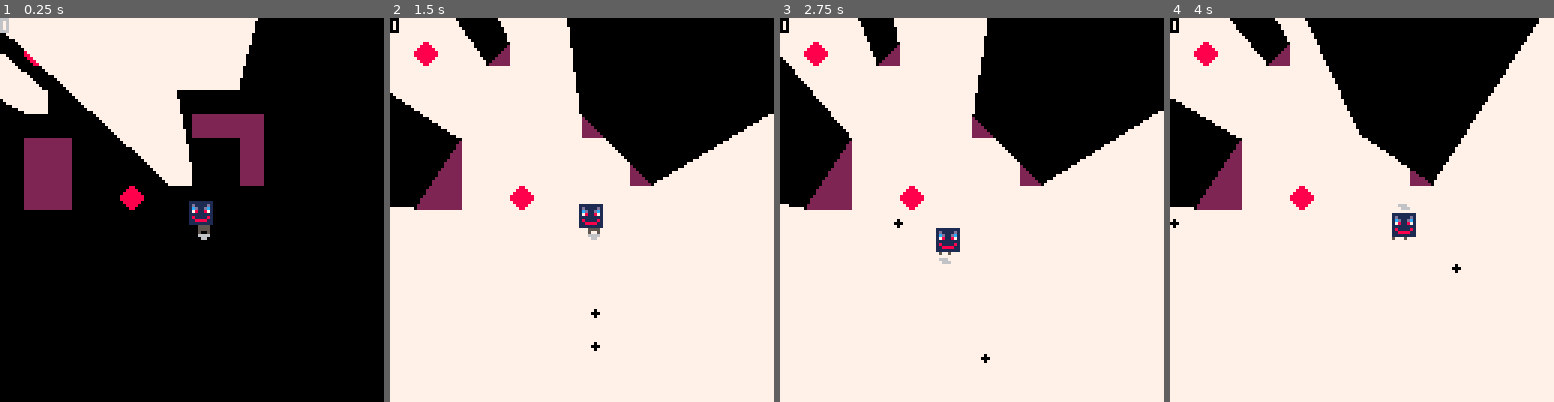
Above: before the commit, frames 1-4 (left to right).
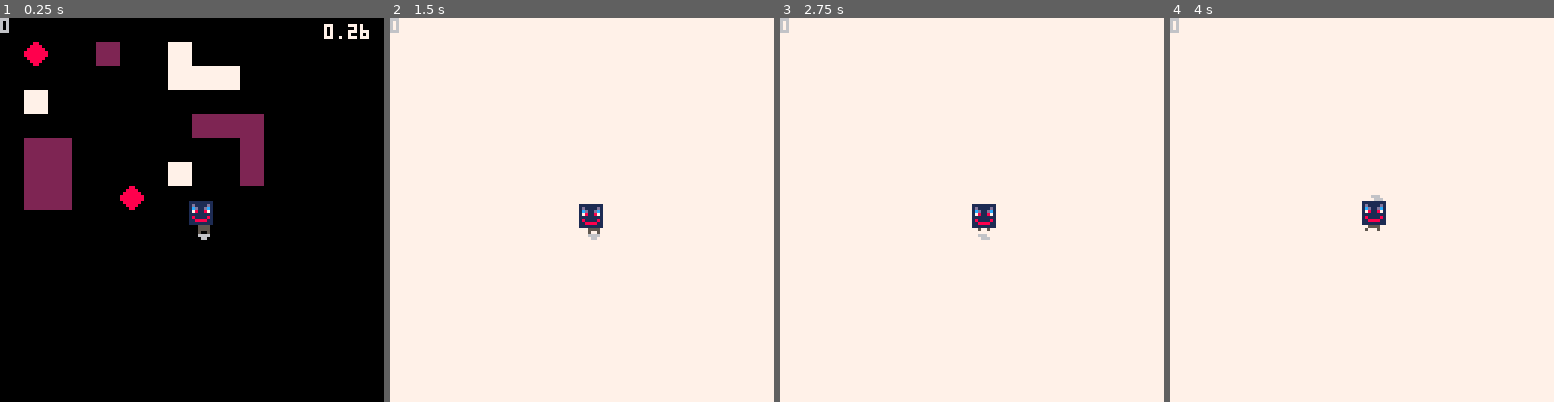
Above: after the commit, the same moments.

Repository: Shishudy/GlobalGameJam2026
Game: PICO-8 cartridge lua/playertest.p8
Same seed, same stepped clock (60 frames per second), same inputs: the game is played once before the commit and once after it.
Inputs:
- Up to frame 1 (0.25 s): no input
- Up to frame 2 (1.5 s): tap O (Z key) at 0.33, 0.7, 1.43 s; tap X (X key) at 1.07 s
- Up to frame 3 (2.75 s): hold Left 1.97-2.37 s; tap X (X key) at 2.07, 2.4, 2.73 s; tap O (Z key) at 2.22 s; hold Down from 2.42 s (still down)
- Up to frame 4 (4 s): release Down at 2.82 s; hold Right 2.87-3.53 s; tap X (X key) at 3.07, 3.4, 3.73 s; tap O (Z key) at 3.1, 3.98 s; hold Up from 3.58 s (still down)

The runs differ from the first frame. In frame 1, 14% of the frame differs, in the area x 0-97%, y 0-43%; in frame 2, 24%; in frame 3, 25%, in the area x 0-100%, y 0-90%; in frame 4, 23%.

Commit message:
timer and other stuff

Diff:
--- a/lua/Levels.lua
+++ b/lua/Levels.lua
@@ -1,9 +1,49 @@
-level=0
+levels = {}
+current_level = 0
 
-function LoadLevel()
-    -- move camera to level
-	camera(level*128,0)
+-- scan the map for up to 5 levels of 16x16 tiles
+function parse_levels()
+	local level_count = 0
 
-	-- draw the whole map (128⁙32)
-	map()
+	-- assume map is horizontally laid out (adjust if vertical)
+	local map_w, map_h = 128, 64
+
+	-- loop through map in 16x16 blocks
+	for ly = 0, flr(map_h / 16) - 1 do
+		for lx = 0, flr(map_w / 16) - 1 do
+			if level_count >= 5 then
+				return
+			end
+
+			local level = { obstacles = {}, enemies = {}, player = nil }
+
+			for y = 0, 16 - 1 do
+				for x = 0, 16 - 1 do
+					local map_x = lx * 16 + x
+					local map_y = ly * 16 + y
+					local t = mget(map_x, map_y)
+
+					-- define tile types (adjust numbers to your map)
+					if t == 1 then
+						level.player = { x = x, y = y, sprite_number = t }
+					elseif t >= 2 and t <= 7 then
+						add(level.obstacles, { x = x, y = y, sprite_number = t })
+					elseif t >= 8 and t <= 15 then
+						add(level.enemies, { x = x, y = y, sprite_number = t })
+					end
+				end
+			end
+
+			add(levels, level)
+			level_count += 1
+		end
+	end
 end
+
+function load_next_level()
+	local button_pressed = btn(4)
+	if is_button_pressed and not button_pressed then
+		current_level += 1
+	end
+	is_button_pressed = button_pressed
+end
--- a/lua/Main.lua
+++ b/lua/Main.lua
@@ -2,19 +2,25 @@
     init_mask()
     visible_vertices_coroutine = cocreate(coroutine_get_shadow_vertices)
     init_shadow_objects()
+    parse_levels()
+    timer_start(false)
 end
 
 function _draw()
     cls(currentMaskColor)
-    map(0, 0, 0, 0, 16, 16)
-    draw_shadow()
     drawPlayer()
     drawBullets()
+    draw_shadow()
+    timer_draw()
+	-- draw the portion of the map relative to the level
+    map(current_level * 16)
 end
 
 function _update()
     update_mask()
+    timer_update()
     coresume(visible_vertices_coroutine)
+    load_next_level()
     updatePlayer()
     updateBullets()
 end
--- a/lua/Player.lua
+++ b/lua/Player.lua
@@ -19,7 +19,8 @@
 	aimTarget = 0,
 	aimDirection = 0,
 	aimSpeed = 0.6,
-	aimLock = false
+	aimLock = false,
+	bullets = 6
 }
 
 local prevShootinBtn = false
@@ -109,6 +110,11 @@
 			cos(shootingAngle),
 			sin(shootingAngle)
 		)
+		player.bullets -= 1
+		slow_motion()
+		if (player.bullets == 0) then
+			player.bullets = 6
+		end
 	end
 	prevShootinBtn = curShootingBTN
 
--- /dev/null
+++ b/lua/SlowMotion.lua
@@ -0,0 +1,15 @@
+function slow_motion()
+	if not active then
+		active = true
+		timer_set_slow(true)
+		-- timer(true)
+	else
+		if (player.bullets > 0) then
+			return
+		end
+		-- timer(false)
+		timer_set_slow(false)
+		active = false
+	end
+
+end
--- a/lua/Time.lua
+++ b/lua/Time.lua
@@ -1,4 +1,4 @@
-time_table = {10, 15}
+time_table = { 10, 15 }
 
 -- rep helper: repeat char n times
 function rep(c, n)
@@ -89,3 +89,45 @@
 	-- Print total row
 	print(pad_r("total", label_w, " ") .. " : " .. pad_l(tostring(total), max_val_w, " "), left, yy)
 end
+
+timer = {
+	elapsed = 0,
+	running = false,
+	slow = false,
+	slow_factor = 0.2,
+	last_time = 0
+}
+function timer_start(slow)
+	timer.elapsed = 0
+	timer.slow = slow or false
+	timer.running = true
+	timer.last_time = time()
+end
+
+function timer_set_slow(slow)
+	timer.slow = slow
+end
+
+function timer_update()
+	if not timer.running then return end
+
+	local now = time()
+	local dt = now - timer.last_time
+
+	if timer.slow then
+		dt *= timer.slow_factor
+	end
+
+	timer.elapsed += dt
+	timer.last_time = now
+end
+
+function timer_draw()
+	print(format_time(timer.elapsed), 128 - 20, 2, 7)
+end
+
+function format_time(t)
+	local whole = flr(t)
+	local hundredths = flr((t - whole) * 100)
+	return whole .. "." .. (hundredths < 10 and "0" .. hundredths or hundredths)
+end
--- a/lua/playertest.p8
+++ b/lua/playertest.p8
@@ -8,6 +8,8 @@
 #include player.lua
 #include bullets.lua
 #include shadows.lua
+#include levels.lua
+#include slowmotion.lua
 #include main.lua
 
 __gfx__
